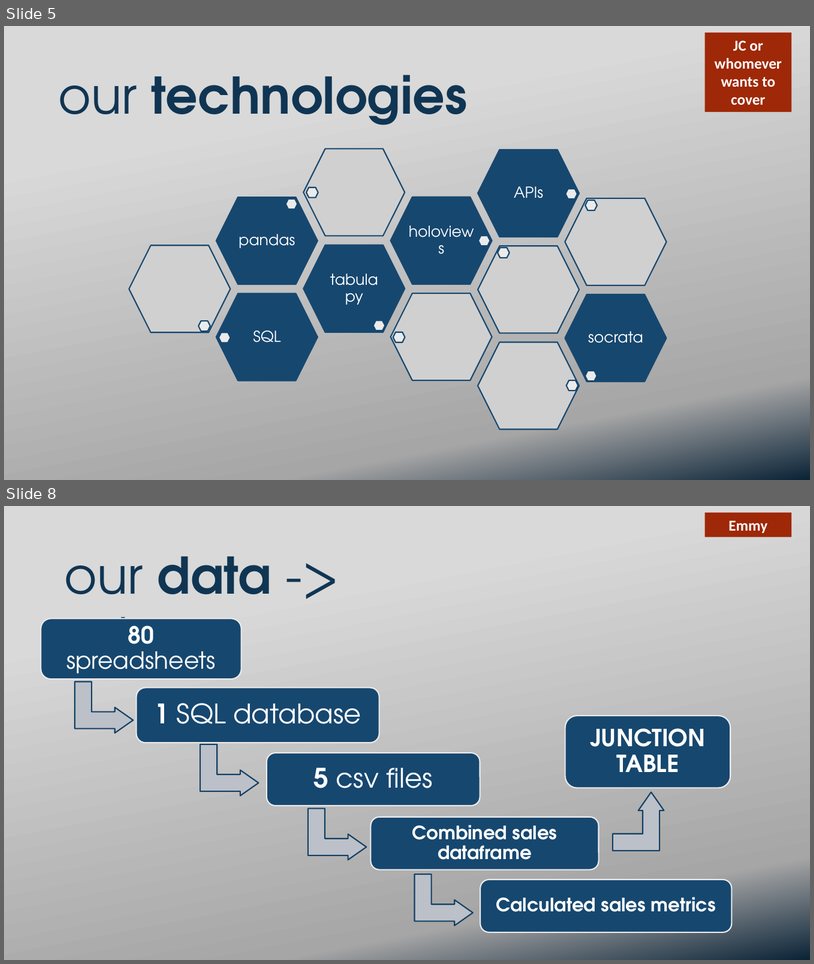
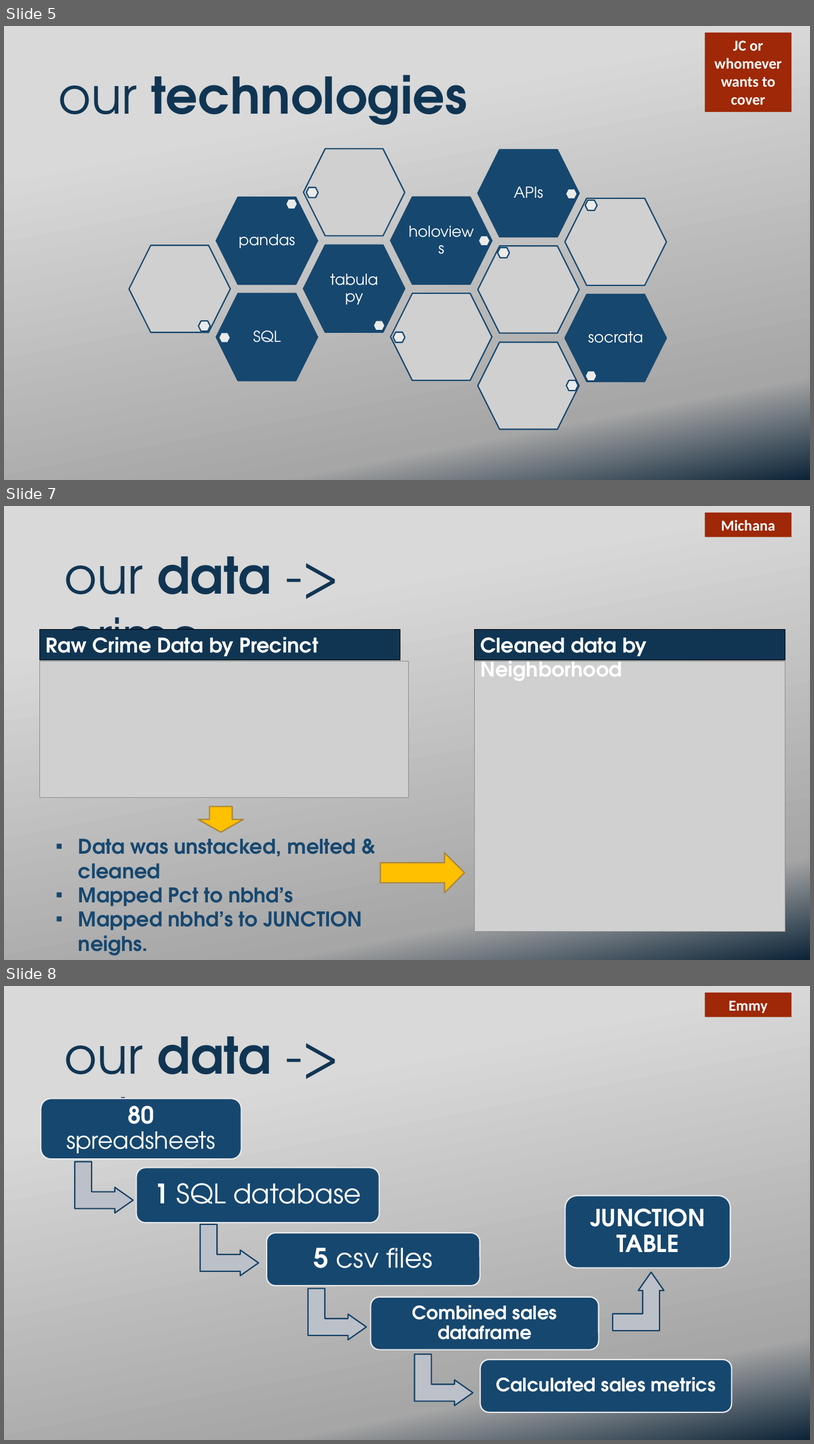
Before and after one commit to ekuo651/NYC-RE-Neighborhood-Trends, a slide deck: Presentation.pptx. Shown one above the other, each under a label of ours: slides 5 and 8 before the commit, slides 5, 7 and 8 after it; the slides between them are not shown. The pictures are 814x964 and 814x1444 pixels, drawn with LibreOffice and Linux fonts; fonts in the diff are those of the drawing; grey boxes stand for pictures; background and template pictures are left out. Boxes give left, top, right and bottom in pixels: in the first picture for what was removed or moved away, otherwise in the second. Text is boxed around its words. In the diff, an @@ line names an element or a change of style, - is before the commit and + after.

Commit message:
added and slightly reformatted data exploration and crime data slides

```diff
--- a/Presentation.pptx
+++ b/Presentation.pptx
@@ slide 7 added at <box>4,506,810,960</box>, background picture (left out) @@
@@ rectangle added at <box>705,513,792,537</box>, fill #9E2807, 18 pt, text #FFFFFF, bold @@
+Michana
@@ text added at <box>65,556,272,661</box>, 60 pt, text #113553 @@
+our data -> crime
@@ rectangle added at <box>39,630,400,660</box>, fill #113553, outline #000000 0.75 pt, 24 pt, text #FFFFFF, bold @@
+Raw Crime Data by Precinct
@@ rectangle added at <box>474,630,786,660</box>, fill #113553, outline #000000 0.75 pt, 24 pt, text #FFFFFF, bold @@
+Cleaned data by Neighborhood
@@ picture added at <box>39,661,409,798</box> @@
@@ picture added at <box>474,661,786,931</box> @@
@@ down arrow added at <box>198,807,243,832</box>, fill #FFC000, outline #A98541 1.5 pt @@
@@ text added at <box>78,831,362,930</box>, 24 pt, text #16476F, bold @@
+▪ Data was unstacked, melted & cleaned
+▪ Mapped Pct to nbhd’s
+▪ Mapped nbhd’s to JUNCTION neighs.
@@ right arrow added at <box>381,853,465,892</box>, fill #FFC000, outline #A98541 1.5 pt @@
```
Also in this commit, not shown: 1 slide changed, 1 other slide added, 2 slides removed.
